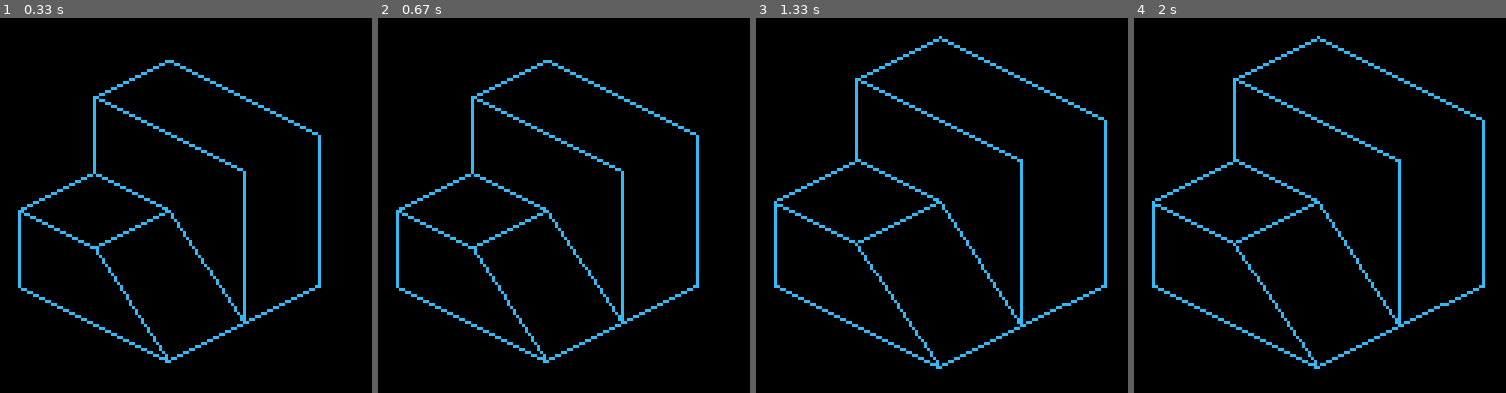
Above: before the commit, frames 1-4 (left to right).
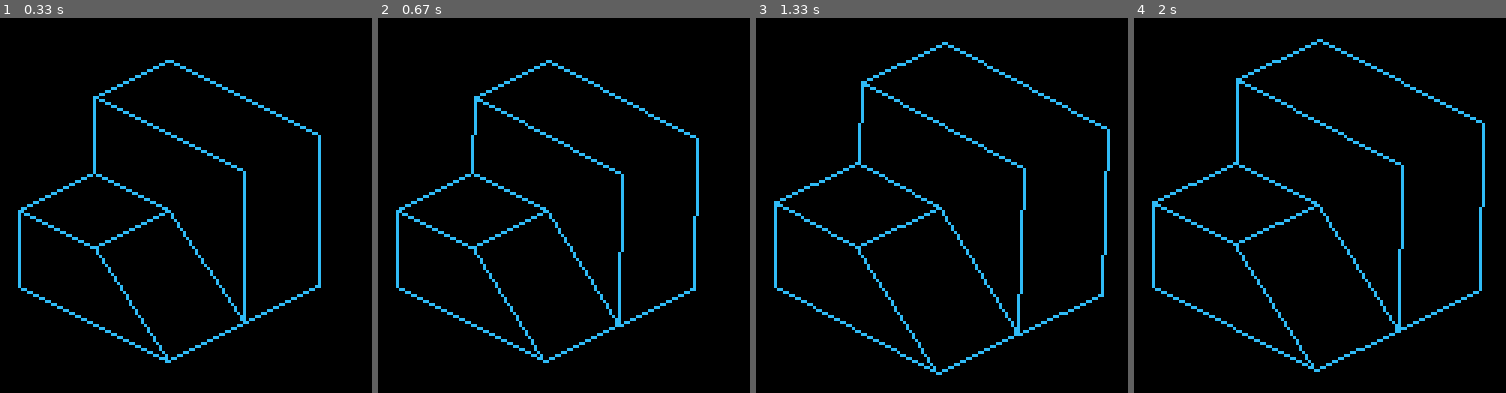
Above: after the commit, the same moments.

Repository: cdlavila/isometric-figure-with-pygame
Game: pygame game, started from main.py
The game is run twice, just before and just after one commit, with the same random seed, the same clock (stepped at 60 frames per second) and the same inputs.
Inputs:
- Up to frame 1 (0.33 s): no input
- Up to frame 2 (0.67 s): hold Right from 0.33 s (still down)
- Up to frame 3 (1.33 s): release Right at 0.8 s; hold Up 0.83-1.13 s; hold Right from 1.17 s (still down)
- Up to frame 4 (2 s): release Right at 1.63 s; hold Left from 1.67 s (still down)

Frame 1 is identical in both runs. In frame 2, 2.2% of the frame differs, in the area x 25-87%, y 11-92%; in frame 3, 6.0%, in the area x 5-96%, y 4-96%; in frame 4, 5.1%.

Commit message:
Third item is done, figure rotates perfectly

Diff:
--- /dev/null
+++ b/Functions/rotate_left.py
@@ -0,0 +1,9 @@
+import math
+
+
+def rotateLeft(point, degrees):
+    x = point[0]
+    y = point[1]
+    xr = x * math.cos(math.radians(degrees)) - y * math.sin(math.radians(degrees))
+    yr = x * math.sin(math.radians(degrees)) + y * math.cos(math.radians(degrees))
+    return [xr, yr]
--- /dev/null
+++ b/Functions/rotate_right.py
@@ -0,0 +1,9 @@
+import math
+
+
+def rotateRight(point, degrees):
+    x = point[0]
+    y = point[1]
+    xr = x * math.cos(math.radians(degrees)) + y * math.sin(math.radians(degrees))
+    yr = -x * math.sin(math.radians(degrees)) + y * math.cos(math.radians(degrees))
+    return [xr, yr]
--- a/Model/isometric_figure.py
+++ b/Model/isometric_figure.py
@@ -1,6 +1,8 @@
 import pygame
 from Functions import translation_transformation as tt
 from Functions import scaling as sc
+from Functions import rotate_left as rl
+from Functions import rotate_right as rr
 
 
 class IsometricFigure:
@@ -9,6 +11,7 @@
         self.__surface = None
         self.__points = []
         self.__scaling = 1
+        self.__rotation = 0
         self.__size = size
         self.__color = color
 
@@ -55,7 +58,9 @@
             translatedPoints = []
             for point in points:
                 translatedPoints.append(tt.translationTransformation(center, point))
-
+            print("\nIsometric figure has been drawn successfully")
+            print(f"Simetric scaling: {self.__scaling}")
+            print(f"Rotation: {self.__rotation}\n")
             self.__points = points
         else:
             translatedPoints = []
@@ -94,3 +99,25 @@
                 print("Simetric scaling: ", self.__scaling)
             else:
                 self.draw(self.__surface)
+
+    def rotate(self, t):
+        if len(self.__points) > 0:
+            if -30 <= self.__rotation + t <= 30:
+                rotatedPoints = []
+                if t == 1:
+                    for point in self.__points:
+                        rotatedPoints.append(rr.rotateRight(point, t))
+                if t == -1:
+                    for point in self.__points:
+                        rotatedPoints.append(rl.rotateLeft(point, t * (-1)))
+                self.__rotation += t
+                self.__points = rotatedPoints
+                self.draw(self.__surface)
+                if self.__rotation == 0:
+                    print("Rotation: 0°")
+                if self.__rotation > 0:
+                    print(f"Hourly rotation: {self.__rotation}°")
+                if self.__rotation < 0:
+                    print(f"Anti-hourly rotation: {self.__rotation * (-1)}°")
+            else:
+                self.draw(self.__surface)
--- a/main.py
+++ b/main.py
@@ -22,12 +22,15 @@
             if event.type == pygame.QUIT:
                 end = True
             if event.type == pygame.KEYDOWN:
+                screen.fill(black)
                 if event.key == pygame.K_UP:
-                    screen.fill(black)
                     figure.scaling(0.1)
                     pygame.display.flip()
                 if event.key == pygame.K_DOWN:
-                    screen.fill(black)
                     figure.scaling(-0.1)
                     pygame.display.flip()
+                if event.key == pygame.K_RIGHT:
+                    figure.rotate(1)
+                if event.key == pygame.K_LEFT:
+                    figure.rotate(-1)
         pygame.display.flip()
Not shown, changed: README.md
